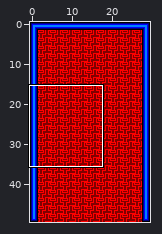
Two states of a Tiled map, assets/level-02-background.tmx. Above: a wide view before the commit, with the close-up outlined.
Close-up. Before the edit:
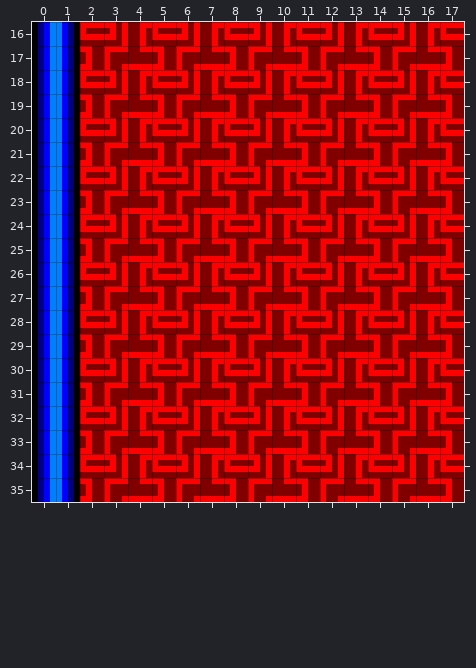
Cells are 4x4 px. Shown: x 0..17, y 16..35. The commit also changed other parts of the map, which this record leaves out.
After the commit:
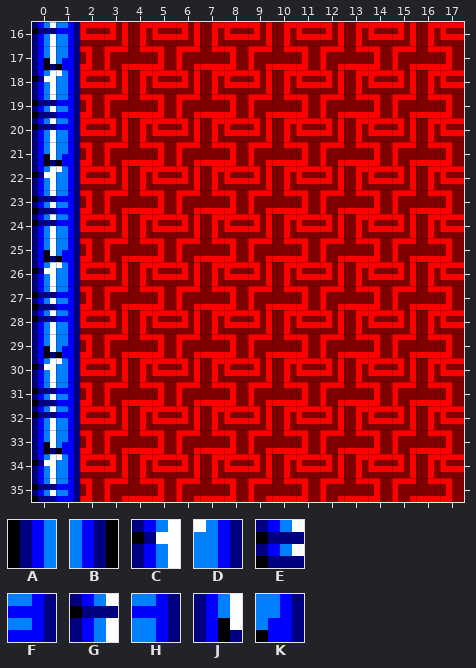
Key: from "tileset": A 45, B 46, C 47, D 48, E 67, F 68, G 87, H 88, J 107, K 108.
_ is an empty cell.
Change:
Layer "Tile Layer 1":
y 16: x 0..1 AB -> GH
y 17: x 0..1 AB -> JK
y 18: x 0..1 AB -> CD
y 19: x 0..1 AB -> EF
y 20: x 0..1 AB -> GH
y 21: x 0..1 AB -> JK
y 22: x 0..1 AB -> CD
y 23: x 0..1 AB -> EF
y 24: x 0..1 AB -> GH
y 25: x 0..1 AB -> JK
y 26: x 0..1 AB -> CD
y 27: x 0..1 AB -> EF
y 28: x 0..1 AB -> GH
y 29: x 0..1 AB -> JK
y 30: x 0..1 AB -> CD
y 31: x 0..1 AB -> EF
y 32: x 0..1 AB -> GH
y 33: x 0..1 AB -> JK
y 34: x 0..1 AB -> CD
y 35: x 0..1 AB -> EF
Pixel boxes of the changes (left, top, right, bottom) in both close-ups:
changed: (32, 22, 80, 502)
